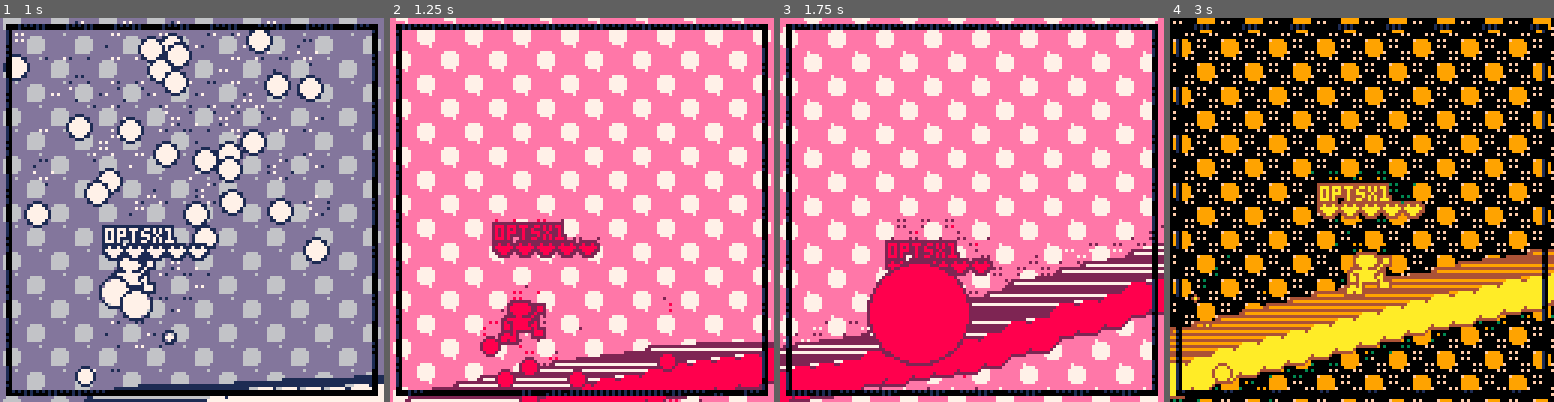
Above: before the commit, frames 1-4 (left to right).
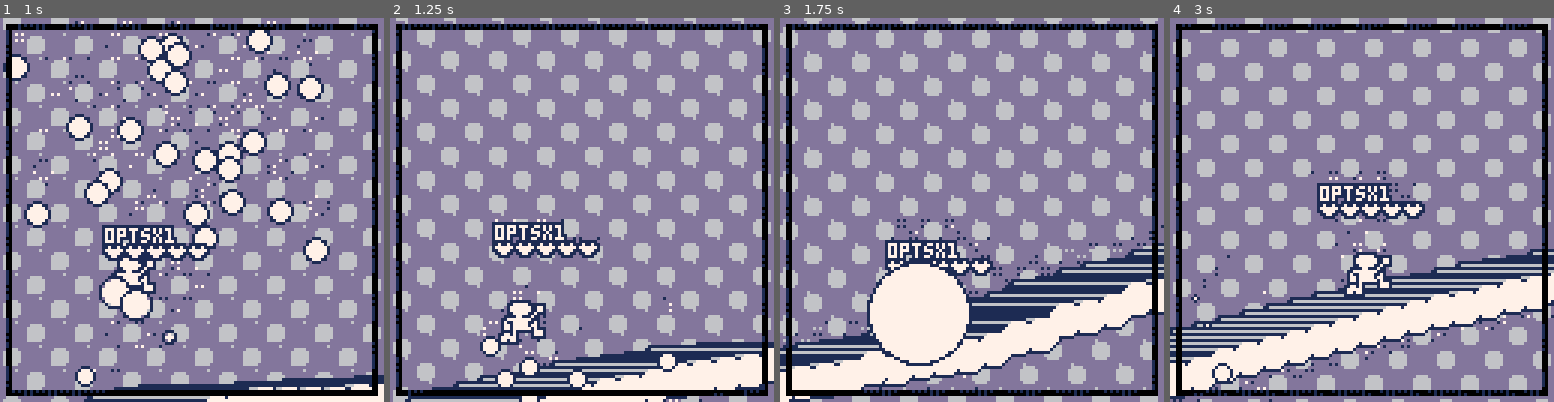
Above: after the commit, the same moments.

Repository: seleb/p8jam2
Game: PICO-8 cartridge bridge.p8
Two runs of this game, one before a commit and one after it. Both use one fixed random seed, a clock stepped at 60 frames per second and the inputs below.
Inputs:
- Up to frame 1 (1 s): tap X (X key) at 0.33 s; tap O (Z key) at 0.7 s
- Up to frame 2 (1.25 s): tap X (X key) at 1.07 s
- Up to frame 3 (1.75 s): hold Right from 1.6 s (still down); tap O (Z key) at 1.7 s
- Up to frame 4 (3 s): tap X (X key) at 1.85, 2.97 s; release Right at 2.1 s; tap O (Z key) at 2.1, 2.5, 2.9 s; hold Up 2.15-2.42 s; hold Right from 2.47 s (still down)

Frame 1 is identical in both runs. In frame 2, 94% of the frame differs, in the area x 0-100%, y 0-100%; in frame 3, 94%; in frame 4, 96%.

Commit message:
border is extra damage indicator, split up menu/game, palette selection on menu

Diff:
--- a/bridge.p8
+++ b/bridge.p8
@@ -27,6 +27,8 @@
 hud ={}
 
 phys = {}
+
+dmgtimer = 0
 
 function get_chain(x)
  return chain[''..x]
@@ -289,6 +291,8 @@
  sfx(36,3)
  cam.y += 10
  cam.x += 5
+
+ dmgtimer = 8
 
  if hud.lives == 0 then
   menu = "game over! press x to restart"
@@ -312,25 +316,33 @@
  add_pop(hud.x+8,hud.y+4,7,7)
 end
 
--- called from main loop
-function _update()
- if menu != nil then
-  if btnp(5) then
-   if hud.lives == 0 then
-    run()
-   else
-    menu = nil
-    sfx(32,3)
-    music(0, 5000, 1+2+3)
-
-    for x=-32,32,8 do
-    for y=-8,8,8 do
-     add_part(cam.x+64+x+rnd(8)-4,rnd(8)-4+y+cam.y+64,rnd(4)-2,-rnd(4)-2,5,50,8)
-    end
-    end
+
+function update_menu()
+ --palette selection
+ if btnp(0) then pal_swap(-1) end
+ if btnp(1) then pal_swap(1) end
+
+ if btnp(5) then
+  if hud.lives == 0 then
+   run()
+  else
+   menu = nil
+   sfx(32,3)
+   music(0, 5000, 1+2+3)
+
+   for x=-32,32,8 do
+   for y=-8,8,8 do
+    add_part(cam.x+64+x+rnd(8)-4,rnd(8)-4+y+cam.y+64,rnd(4)-2,-rnd(4)-2,5,50,8)
    end
-  end
-  return nil
+   end
+  end
+ end
+end
+
+function update_game()
+dmgtimer *= 0.25
+ if dmgtimer < 1 then
+  dmgtimer = 0
  end
 
  if(player.x > 256) then
@@ -468,9 +480,15 @@
 
  update_camera()
  update_hud()
-
- if(btnp(5)) then
-  pal_swap(1)
+end
+
+
+-- called from main loop
+function _update()
+ if menu != nil then
+  update_menu()
+ else
+  update_game()
  end
 end
 
@@ -572,23 +590,32 @@
 end
 
 function draw_border()
- for a=to_screen(2,2),to_screen(125,2),1 do
+ -- top
+ for y=0,dmgtimer+1 do
+ for a=to_screen(2,2+y),to_screen(125,2+y),1 do
  poke(a,shr(peek(a),7))
  end
- for a=to_screen(2,3),to_screen(125,3),1 do
+ end
+
+ -- left
+ for x=0,dmgtimer+1,2 do
+ for a=to_screen(2+x,2),to_screen(2+x,125),64 do
  poke(a,shr(peek(a),7))
  end
- for a=to_screen(2,2),to_screen(2,125),64 do
+ end
+
+ -- right
+ for x=0,dmgtimer+1,2 do
+ for a=to_screen(125-x,2),to_screen(125-x,125),64 do
  poke(a,shr(peek(a),7))
  end
- for a=to_screen(125,2),to_screen(125,125),64 do
+ end
+
+ -- bottom
+ for y=0,dmgtimer+1 do
+ for a=to_screen(2,125-y),to_screen(125,125-y),1 do
  poke(a,shr(peek(a),7))
  end
- for a=to_screen(2,124),to_screen(125,124),1 do
- poke(a,shr(peek(a),7))
- end
- for a=to_screen(2,125),to_screen(125,125),1 do
- poke(a,shr(peek(a),7))
  end
 end
 
Not shown, changed: the sound effects (__sfx__) section of bridge.p8
